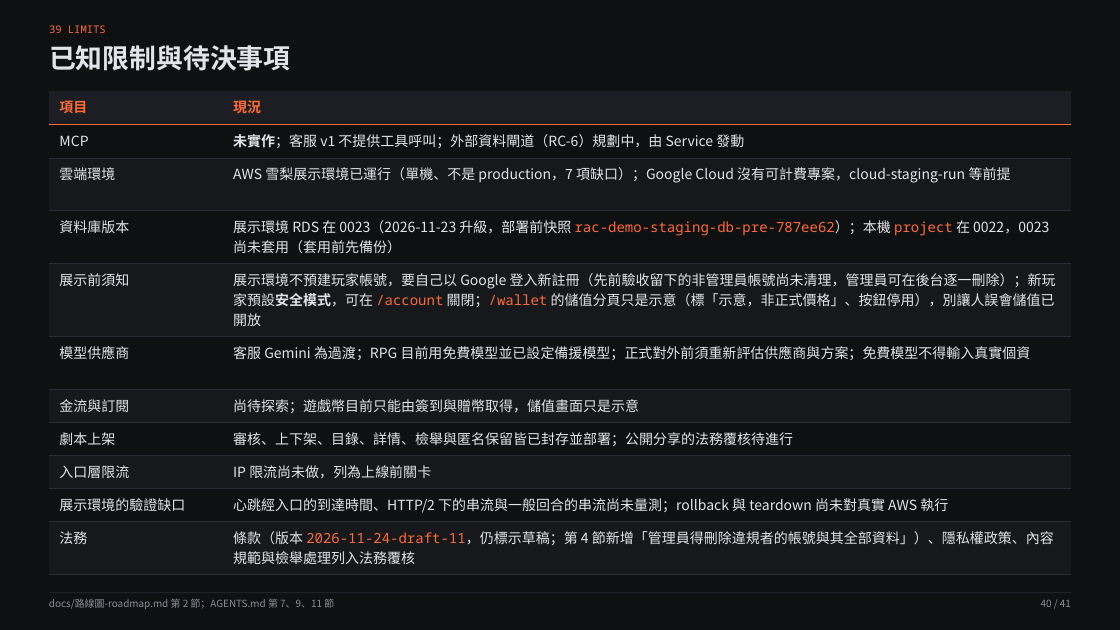
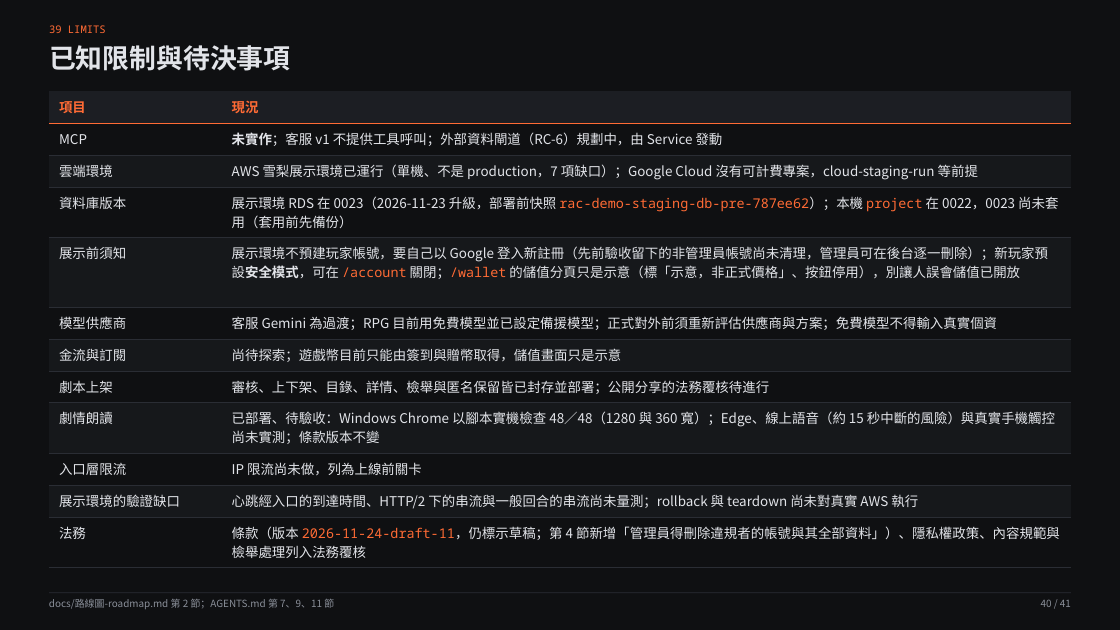
Before and after one commit to pp466pp466/R.A.C, a slide deck: slide 40 of docs/2.1簡報.pptx. Drawn at 1120x630 pixels with LibreOffice and Linux fonts; fonts in the diff are those of the drawing. Boxes give left, top, right and bottom in pixels: in the first picture for what was removed or moved away, otherwise in the second. Text is boxed around its words. In the diff, an @@ line names an element or a change of style, - is before the commit and + after.

```diff
--- a/docs/2.1簡報.pptx
+++ b/docs/2.1簡報.pptx
@@ table at (x1=49, y1=91, x2=1071, y2=568) @@
+row 9: 劇情朗讀 | 已部署、待驗收：Windows Chrome 以腳本實機檢查 48／48（1280 與 360 寬）；Edge、線上語音（約 15 秒中斷的風險）與真實手機觸控尚未實測；條款版本不變
```
Also in this commit, not shown: 8 other slides changed, 9 other files.
